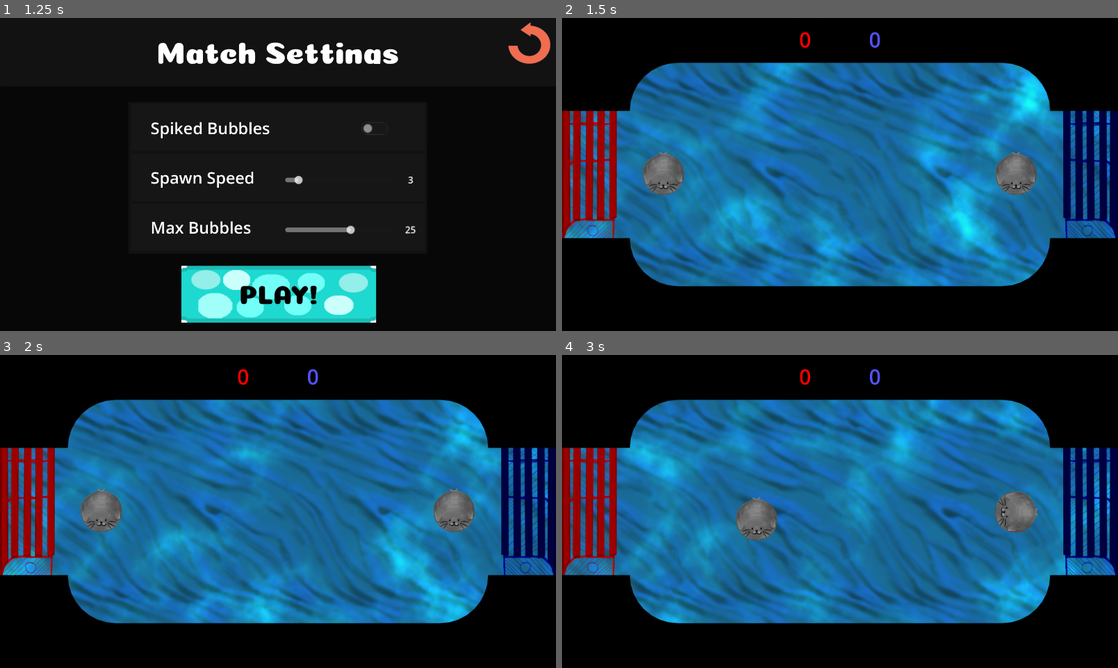
Above: before the commit, frames 1-4 (two rows, left to right).
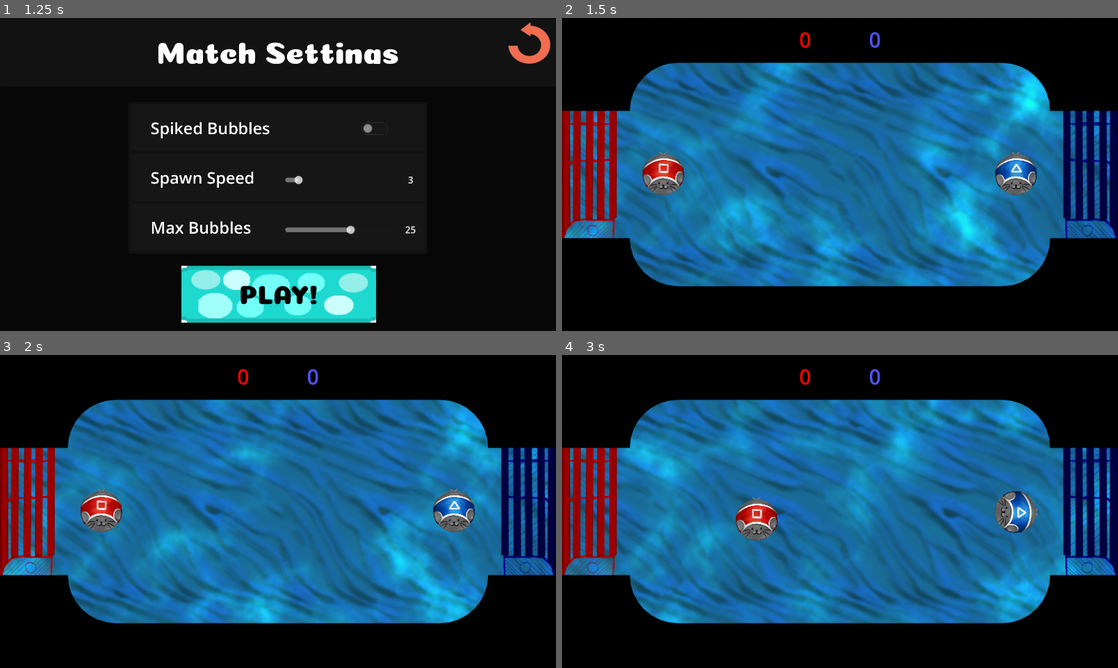
Above: after the commit, the same moments.

Repository: corpusCallosotomy/BubbleBowl
Game: Godot game, scene res://scenes/screens/menus/TitleScreen.tscn
Same seed, same stepped clock (60 frames per second), same inputs: the game is played once before the commit and once after it. The engine's default icon, where the game draws it, is replaced by a stand-in: a white triangle on a blue panel in a dark square.
Inputs:
- Up to frame 1 (1.25 s): click "Play" at 0.5 s
- Up to frame 2 (1.5 s): click "PLAY!" at 1.25 s
- Up to frame 3 (2 s): no input
- Up to frame 4 (3 s): hold D (P1_right) 2.03-2.78 s; tap Down (P2_down) at 2.1 s; hold S (P1_down) from 2.78 s (still down); tap Left (P2_left) at 2.85 s

Frame 1 is identical in both runs. In frame 2, 0.9% of the frame differs, in the area x 14-86%, y 42-55%; in frame 3, 0.9%; in frame 4, 0.9%, in the area x 31-86%, y 43-58%.

Commit message:
new seal sprites :)

Diff:
--- a/scenes/player/Player.gd
+++ b/scenes/player/Player.gd
@@ -1,6 +1,9 @@
 extends CharacterBody2D
 
 @export var isPlayer1: bool = true
+@export var p1Sprite: Texture2D = null
+@export var p2Sprite: Texture2D = null
+
 @export var pushForce: float = 800.0
 @export var knockbackForce: float = 1.2
 const SPEED: float = 30.0
@@ -13,6 +16,14 @@
 @export var sound_collideWithWall: AudioStream
 @export var sound_collideWithSeal: AudioStream
 @export var sound_collideWithBubble: AudioStream
+
+
+func _ready() -> void:
+	if isPlayer1:
+		$Icon.texture = p1Sprite
+	else:
+		$Icon.texture = p2Sprite
+
 
 func _physics_process(delta):
 	var collision_info = move_and_collide(velocity * delta)
--- a/scenes/player/Player.tscn
+++ b/scenes/player/Player.tscn
@@ -1,8 +1,10 @@
-[gd_scene load_steps=5 format=3 uid="uid://cmkpgtxmycs8j"]
+[gd_scene load_steps=7 format=3 uid="uid://cmkpgtxmycs8j"]
 
 [ext_resource type="Script" path="res://scenes/player/Player.gd" id="1_dks8x"]
 [ext_resource type="AudioStream" uid="uid://bnx4gby04jb86" path="res://audio/sfx/SEAL_HitsWall.wav" id="2_88iup"]
+[ext_resource type="Texture2D" uid="uid://dlaf7uergpdt7" path="res://VFX/red_seal_1.png" id="2_htmn6"]
 [ext_resource type="Texture2D" uid="uid://dlqlxbh42q168" path="res://VFX/round_seal.png" id="2_rwsfv"]
+[ext_resource type="Texture2D" uid="uid://dib0tb3vniebu" path="res://VFX/blue_seal_1.png" id="3_gyvaa"]
 
 [sub_resource type="CircleShape2D" id="CircleShape2D_rtdev"]
 radius = 70.2567
@@ -10,6 +12,8 @@
 [node name="Player" type="CharacterBody2D" groups=["Player"]]
 motion_mode = 1
 script = ExtResource("1_dks8x")
+p1Sprite = ExtResource("2_htmn6")
+p2Sprite = ExtResource("3_gyvaa")
 sound_collideWithWall = ExtResource("2_88iup")
 sound_collideWithSeal = ExtResource("2_88iup")
 sound_collideWithBubble = ExtResource("2_88iup")
Binary file added: VFX/blue_seal_1.png
Not shown, added: VFX/blue_seal_1.png.import
Binary file added: VFX/red_seal_1.png
Not shown, added: VFX/red_seal_1.png.import
Not shown: 1 places in scenes/screens/arena/arena.tscn that only renumber resources
